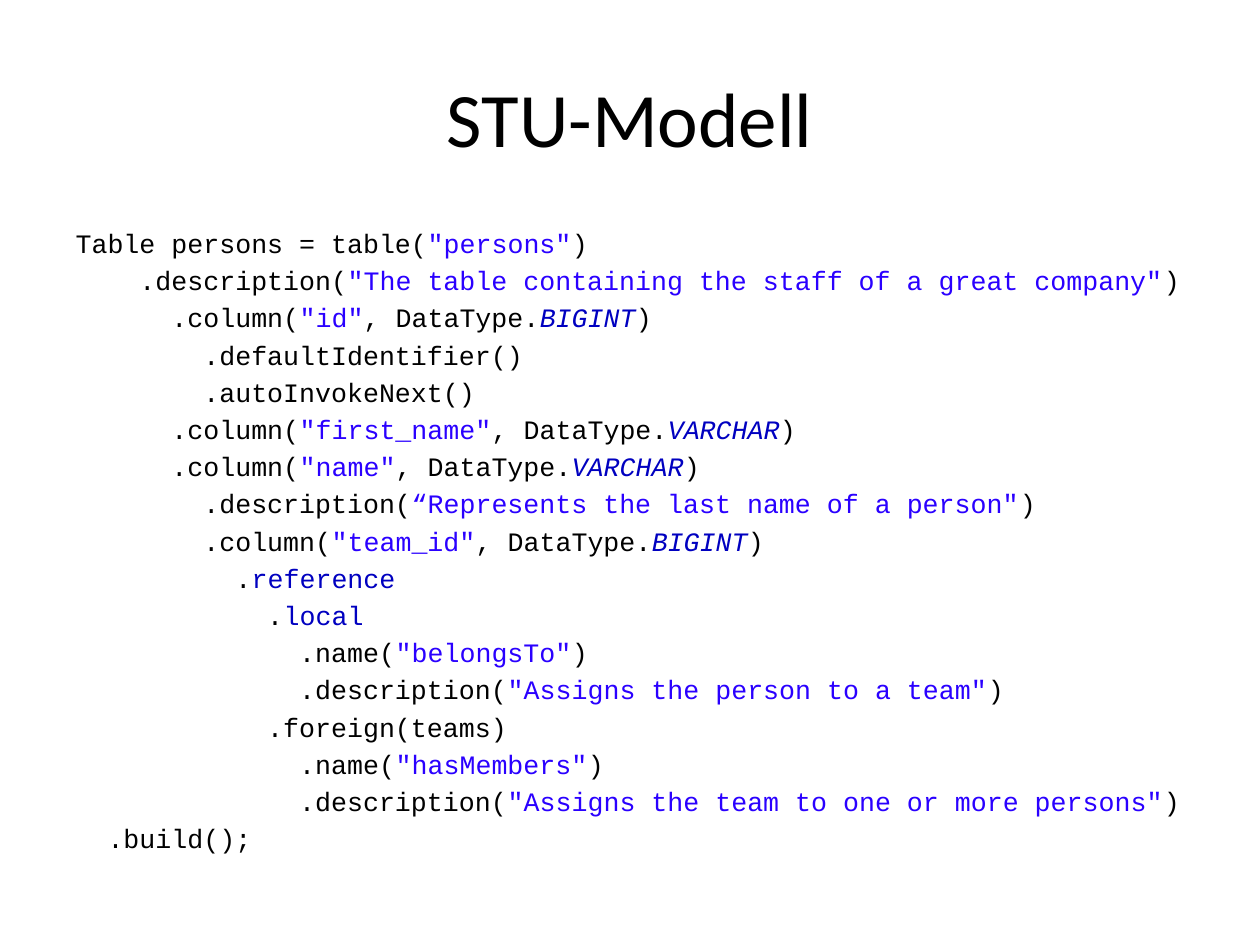
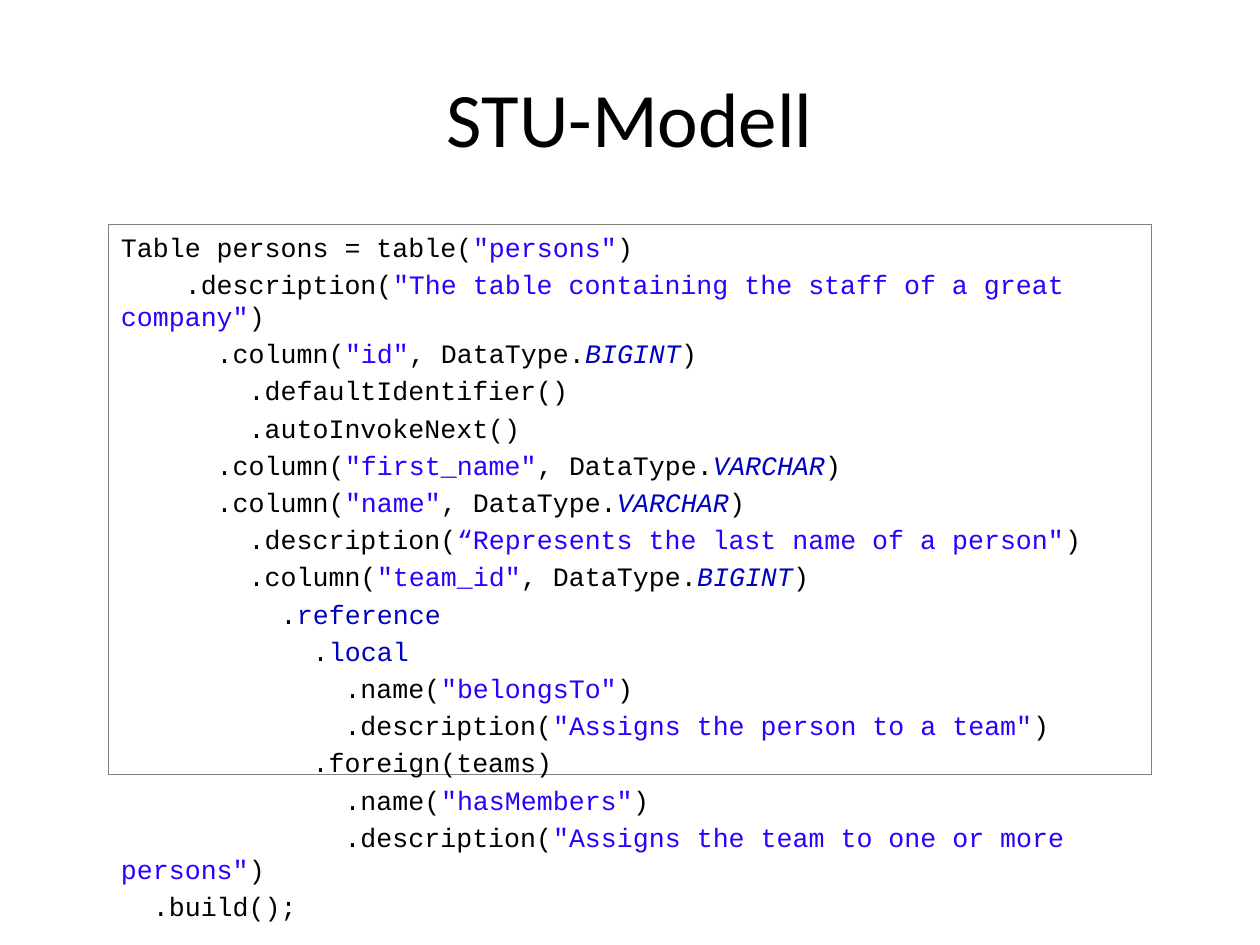
Before and after one commit to seerhein-lab/testdata-dsl, a slide deck: slide 15 of documentation/seitenbau/praesentation.pptx. Drawn at 1260x945 pixels with LibreOffice and Linux fonts; fonts in the diff are those of the drawing. Boxes give left, top, right and bottom in pixels: in the first picture for what was removed or moved away, otherwise in the second. Text is boxed around its words. In the diff, an @@ line names an element or a change of style, - is before the commit and + after.

```diff
--- a/documentation/seitenbau/praesentation.pptx
+++ b/documentation/seitenbau/praesentation.pptx
@@ text "Table persons = table("persons")": place and size @@
-text "Table persons = table("persons")" at [76, 234, 1180, 854]
+text "Table persons = table("persons")" at [108, 224, 1152, 774]
@@ text "Table persons = table("persons")" at [108, 224, 1152, 774]: outline none to #808080 0.75 pt @@
```
Also in this commit, not shown: 11 other slides changed, 1 slide added, 1 slide removed.
